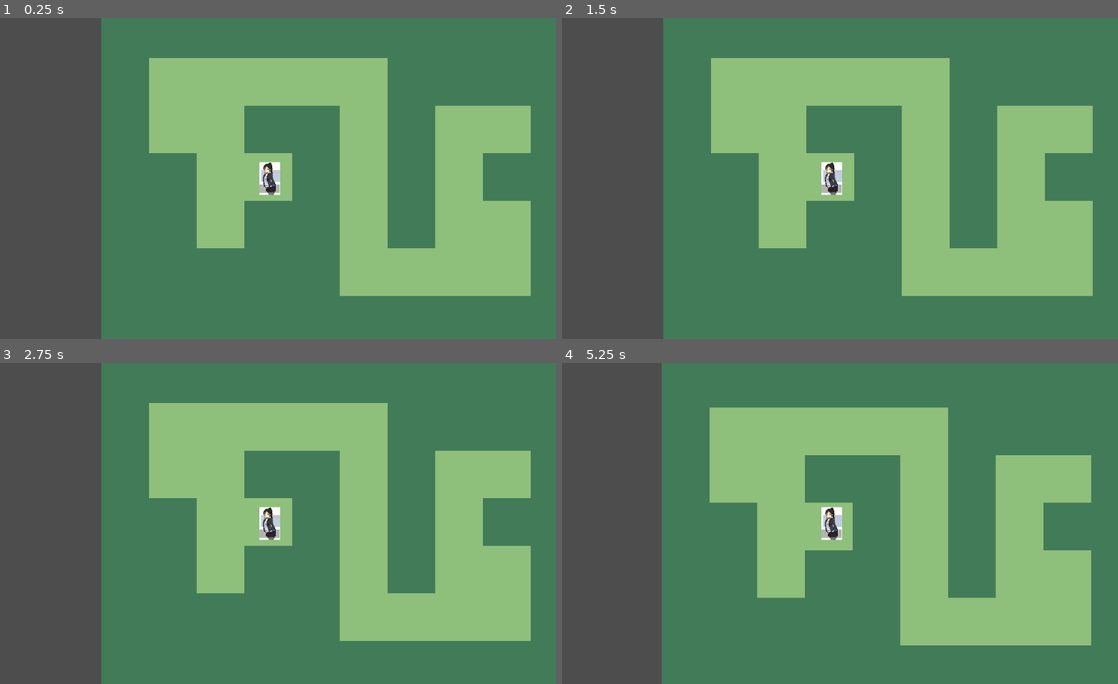
Above: before the commit, frames 1-4 (two rows, left to right).
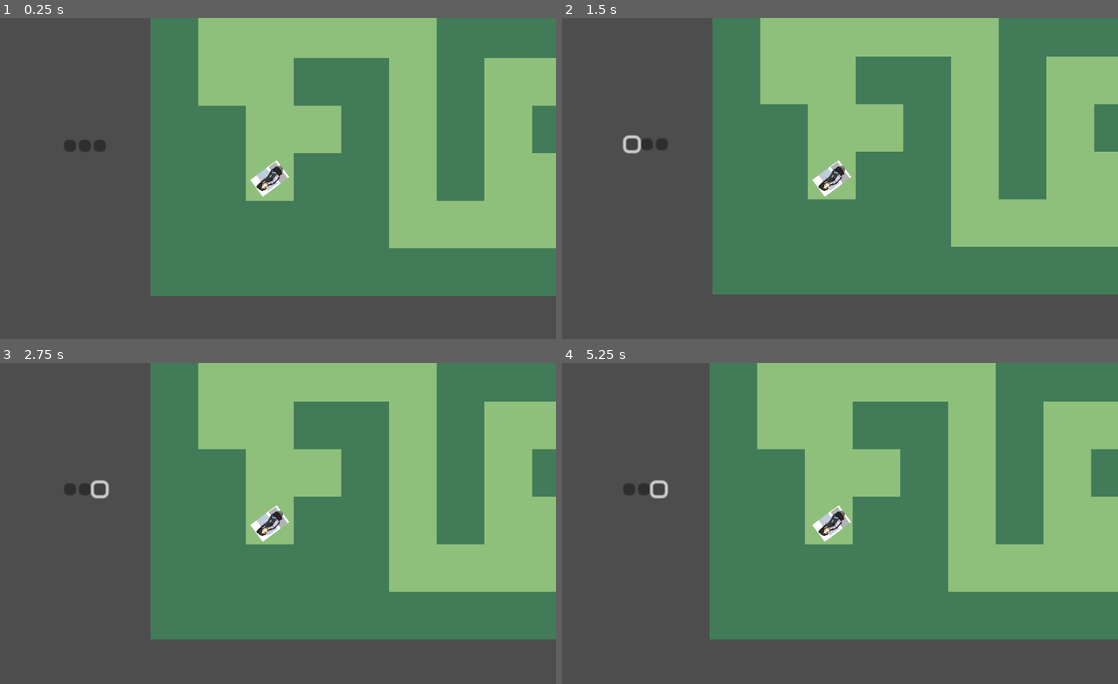
Above: after the commit, the same moments.

Repository: artinZareie/hoc-game
Game: Godot game, scene res://first_level.tscn
Two runs of this game, one before a commit and one after it. Both use one fixed random seed, a clock stepped at 60 frames per second and the inputs below.
Inputs (mouse positions are in pixels of both pictures, inside the frame that each line leads up to):
- Up to frame 1 (0.25 s): no input
- Up to frame 2 (1.5 s): click (645, 146) at 0.52 s; click (634, 143) at 1.27 s
- Up to frame 3 (2.75 s): click (100, 488) at 2.02 s
- Up to frame 4 (5.25 s): tap Enter at 2.75, 4.25 s; hold Right (ui_right) 2.78-3.53 s; tap Space at 3.5, 5 s; hold Down (ui_down) 3.53-4.28 s; hold Right (ui_right) 4.28-5.03 s; hold Up (ui_up) from 5.03 s (still down)

The runs differ from the first frame. In frame 1, 57% of the frame differs, in the area x 11-100%, y 0-100%; in frame 2, 57%; in frame 3, 57%; in frame 4, 57%.

Commit message:
handle turning and moving forward instructions

Diff:
--- a/Scenes/player.gd
+++ b/Scenes/player.gd
@@ -32,6 +32,9 @@
 	instruction_queue.push_back(3)
 
 func _physics_process(delta):
+	self.rotation = 90 * direction
+	var directionX = Input.get_axis("ui_left", "ui_right")
+	var directionY = Input.get_axis("ui_up", "ui_down")
 	if not on_process and instruction_queue.size() > 0:
 		instruction = instruction_queue.pop_front()
 		destination = [self.position.x, self.position.y]
@@ -51,17 +54,25 @@
 			6: destination[1] -= BLOCKSIZE
 			7: destination[1] += BLOCKSIZE
 		on_process = true
-
 	if on_process:
-		pass #TODO
-
-	var directionX = Input.get_axis("ui_left", "ui_right")
-	var directionY = Input.get_axis("ui_up", "ui_down")
+		var destination_distance = abs(destination[0] - self.position.x) + abs(destination[1] - self.position.y)
+		if (destination_distance < 4):
+			self.position.x = destination[0]
+			self.position.y = destination[1]
+			on_process = false
+			instruction = 0
+		else:
+			match instruction:
+				3:
+					match direction:
+						0: directionY = -1
+						1: directionX = 1
+						2: directionY = 1
+						3: directionX = -1
 	if directionX:
 		velocity.x = directionX * SPEED
 	else:
 		velocity.x = move_toward(velocity.x, 0, SPEED)
-
 	if directionY:
 		velocity.y = directionY * SPEED
 	else:
--- a/Scenes/player.tscn
+++ b/Scenes/player.tscn
@@ -3,14 +3,14 @@
 [ext_resource type="Texture2D" uid="uid://chc8ihilo0tse" path="res://Assets/hero.jpg" id="1_16xxl"]
 [ext_resource type="Script" path="res://Scenes/player.gd" id="1_v6dv7"]
 
-[sub_resource type="RectangleShape2D" id="RectangleShape2D_0xbr4"]
-size = Vector2(28, 28)
+[sub_resource type="CircleShape2D" id="CircleShape2D_mu2w5"]
+radius = 14.0
 
 [node name="Player" type="CharacterBody2D"]
 script = ExtResource("1_v6dv7")
 
 [node name="CollisionShape2D" type="CollisionShape2D" parent="."]
-shape = SubResource("RectangleShape2D_0xbr4")
+shape = SubResource("CircleShape2D_mu2w5")
 
 [node name="Sprite2D" type="Sprite2D" parent="."]
 scale = Vector2(0.025, 0.025)
--- a/first_level.tscn
+++ b/first_level.tscn
@@ -31,5 +31,31 @@
 layer_0/tile_data = PackedInt32Array(-1, 0, 0, -65537, 0, 0, -131073, 0, 0, -196609, 0, 0, -262145, 0, 0, -262146, 0, 0 …(1083 unchanged characters)…
 
 [node name="Player" parent="." instance=ExtResource("2_7c02e")]
-position = Vector2(-79, -79)
+position = Vector2(-112, -47)
 motion_mode = 1
+direction = 2
+
+[node name="forward" type="Button" parent="."]
+offset_left = -240.0
+offset_top = -73.0
+offset_right = -232.0
+offset_bottom = -65.0
+action_mode = 0
+
+[node name="counter" type="Button" parent="."]
+offset_left = -250.0
+offset_top = -73.0
+offset_right = -242.0
+offset_bottom = -65.0
+action_mode = 0
+
+[node name="clockwise" type="Button" parent="."]
+offset_left = -230.0
+offset_top = -73.0
+offset_right = -222.0
+offset_bottom = -65.0
+action_mode = 0
+
+[connection signal="pressed" from="forward" to="Player" method="move_forward"]
+[connection signal="pressed" from="counter" to="Player" method="turn_counter"]
+[connection signal="pressed" from="clockwise" to="Player" method="turn_clockwise"]
